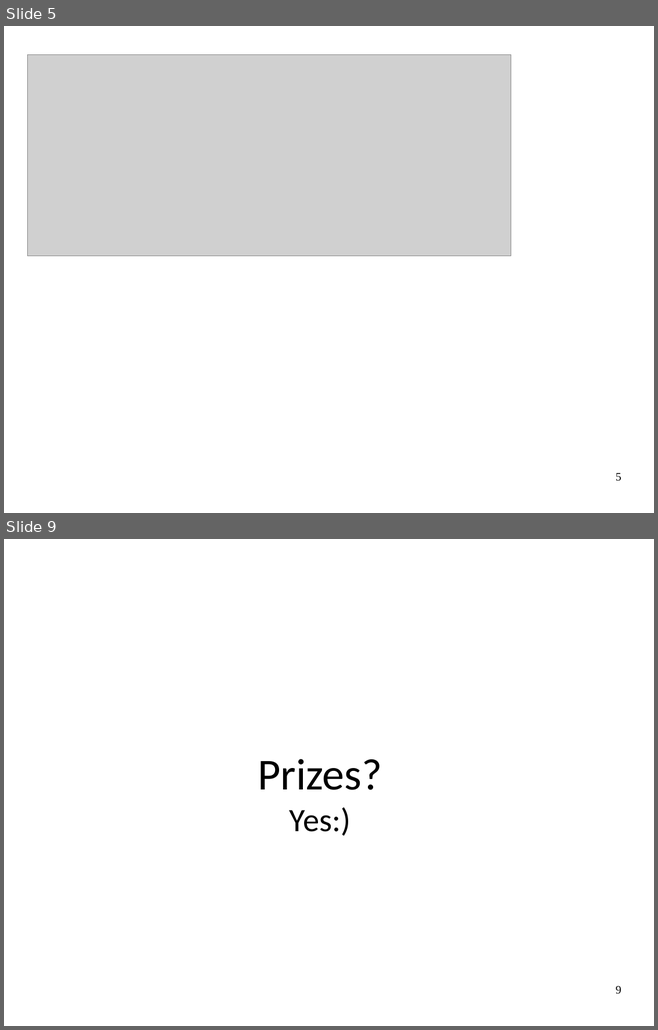
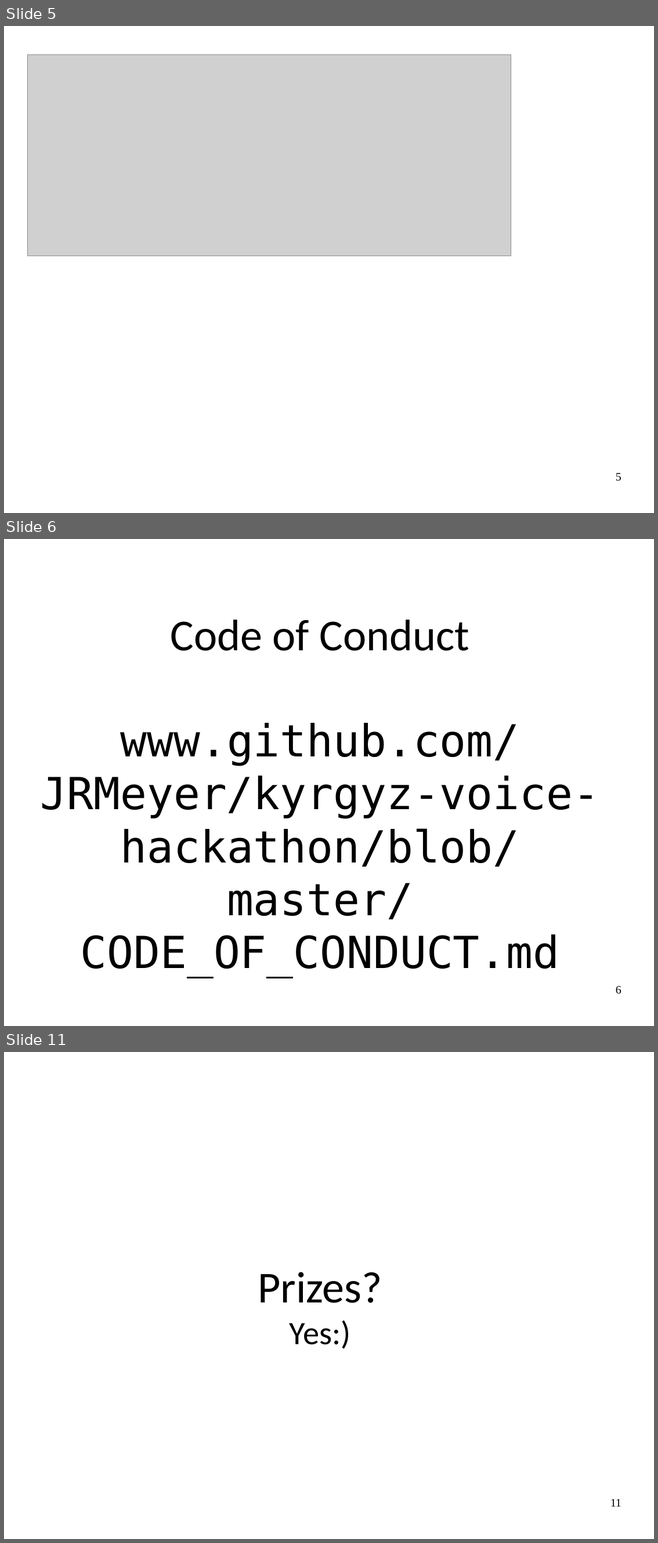
Before and after one commit to JRMeyer/kyrgyz-voice-hackathon, a slide deck: slides/hackathon-intro.odp. Shown one above the other, each under a label of ours: slides 5 and 9 before the commit, slides 5, 6 and 11 after it; the slides between them are not shown. The pictures are 658x1030 and 658x1543 pixels, drawn with LibreOffice and Linux fonts; fonts in the diff are those of the drawing; grey boxes stand for pictures. Boxes give left, top, right and bottom in pixels: in the first picture for what was removed or moved away, otherwise in the second. Text is boxed around its words. In the diff, an @@ line names an element or a change of style, - is before the commit and + after.

```diff
--- a/slides/hackathon-intro.odp
+++ b/slides/hackathon-intro.odp
@@ slide 6 added at [4,539,654,1026], background #FFFFFF @@
@@ subtitle added at [41,620,599,978], 54 pt, text #000000 @@
+Code of Conduct
+www.github.com/JRMeyer/kyrgyz-voice-hackathon/blob/master/CODE_OF_CONDUCT.md
@@ page number added at [615,986,621,994], 14 pt, text #000000 @@
+6
@@ what was slide 9 is now slide 11 @@
@@ page number at [610,1499,621,1507]: text changed @@
-9
+11
```
Also in this commit, not shown: 1 slide changed, 3 other slides added, 2 slides removed, 5 other files.
